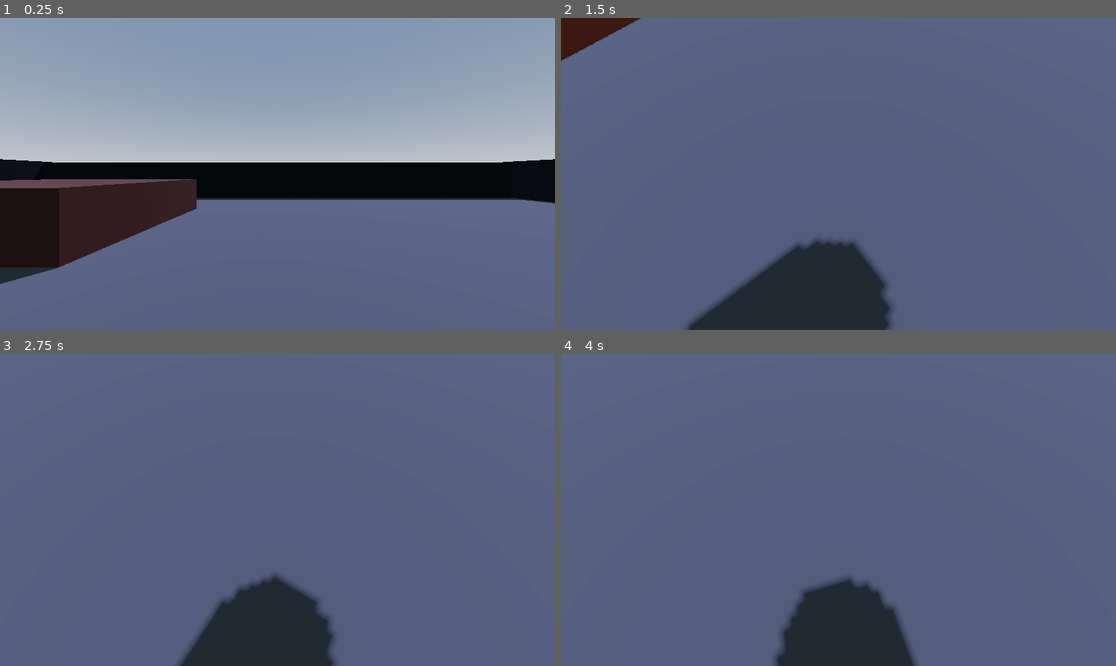
Above: before the commit, frames 1-4 (two rows, left to right).
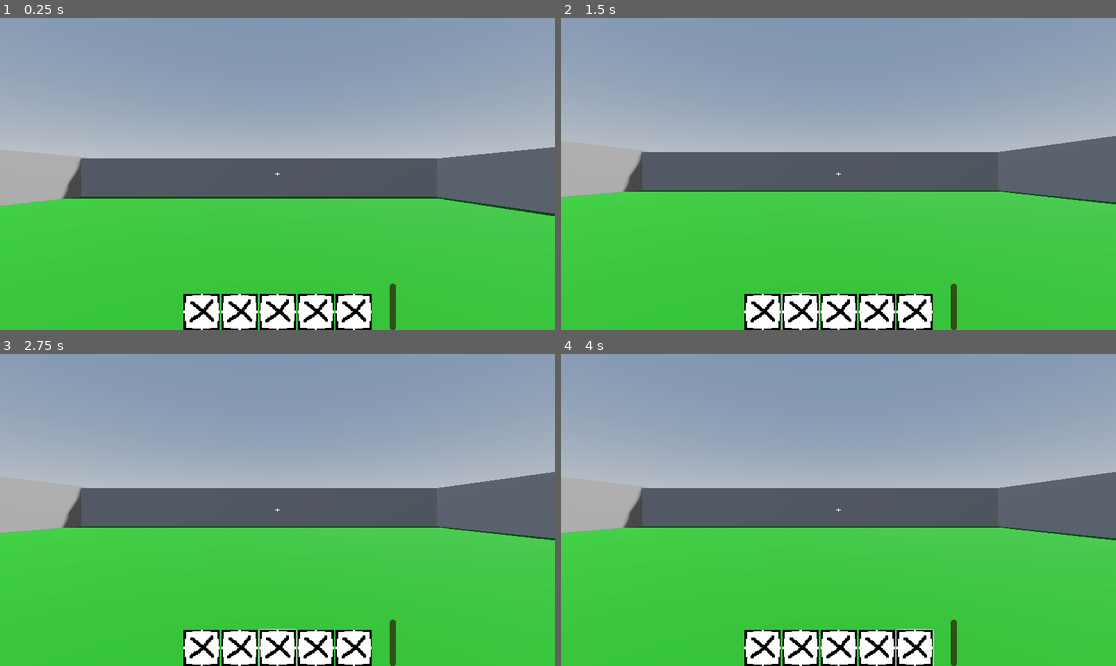
Above: after the commit, the same moments.

Repository: C4Claymore224/DoorDashGame
Game: Godot game, scene res://Scenes/world.tscn
The game is run twice, just before and just after one commit, with the same random seed, the same clock (stepped at 60 frames per second) and the same inputs.
Inputs (mouse positions are in pixels of both pictures, inside the frame that each line leads up to):
- Up to frame 1 (0.25 s): no input
- Up to frame 2 (1.5 s): click (760, 311) at 0.52 s; click (799, 311) at 1.27 s
- Up to frame 3 (2.75 s): click (277, 647) at 2.02 s
- Up to frame 4 (4 s): click (877, 647) at 2.77 s; click (916, 647) at 3.52 s

The runs differ from the first frame. In frame 1, 55% of the frame differs, in the area x 0-100%, y 41-100%; in frame 2, 96%, in the area x 0-100%, y 0-100%; in frame 3, 96%; in frame 4, 96%.

Commit message:
Inventory and remove items
upgraded ui and added area ,when you look at it, it sends signal to take out item

Diff:
--- /dev/null
+++ b/GameManager.gd
@@ -0,0 +1,10 @@
+extends Node
+
+# Called when the node enters the scene tree for the first time.
+func _ready() -> void:
+	pass # Replace with function body.
+
+
+# Called every frame. 'delta' is the elapsed time since the previous frame.
+func _process(delta: float) -> void:
+	pass
--- /dev/null
+++ b/Resources/Inventory/Inventory.gd
@@ -0,0 +1,28 @@
+extends Resource
+class_name Inventory
+
+signal updated
+
+@export var inv_items: Array[InvItem] = []
+
+func add_item(item: InvItem) -> void:
+	for i in range(inv_items.size()): # go over every space in the inventory
+		if !inv_items[i]: # if there is nothing in the space
+			inv_items[i] = item # that space gets an item
+			break # stop loop to only add one item
+
+	updated.emit()
+
+func remove_item(item: InvItem) -> void:
+	for i in inv_items.size():
+		if inv_items[i] == item:
+			inv_items[i] = null # makes spot empty
+			updated.emit()
+			break
+
+
+func use_item_at_slot(index: int) -> void:
+	if index < 0 || index >= inv_items.size() || ! inv_items[index]: return
+
+func remove_at_index(index: int) -> void:
+	pass
--- /dev/null
+++ b/Resources/Inventory/Items/Inv_Item.gd
@@ -0,0 +1,5 @@
+extends Resource
+class_name InvItem
+
+@export var display: Texture
+@export var name : String
--- /dev/null
+++ b/Resources/Inventory/Items/pizza.tres
@@ -0,0 +1,10 @@
+[gd_resource type="Resource" script_class="InvItem" load_steps=3 format=3 uid="uid://dx28weynwefm2"]
+
+[ext_resource type="Texture2D" uid="uid://bq2dc2sdf8rf8" path="res://Assets/Pizza.png" id="1_3hjh5"]
+[ext_resource type="Script" uid="uid://desfnl2axl7ab" path="res://Resources/Inventory/Items/Inv_Item.gd" id="1_8ggim"]
+
+[resource]
+script = ExtResource("1_8ggim")
+display = ExtResource("1_3hjh5")
+name = "Pizza"
+metadata/_custom_type_script = "uid://desfnl2axl7ab"
--- /dev/null
+++ b/Resources/Inventory/PlayerInv.tres
@@ -0,0 +1,9 @@
+[gd_resource type="Resource" script_class="Inventory" load_steps=3 format=3 uid="uid://nsrcjlvlnkhe"]
+
+[ext_resource type="Script" uid="uid://desfnl2axl7ab" path="res://Resources/Inventory/Items/Inv_Item.gd" id="1_2ljgh"]
+[ext_resource type="Script" uid="uid://d28mahhoa7aac" path="res://Resources/Inventory/Inventory.gd" id="2_wqjje"]
+
+[resource]
+script = ExtResource("2_wqjje")
+inv_items = Array[ExtResource("1_2ljgh")]([null, null, null, null, null])
+metadata/_custom_type_script = "uid://d28mahhoa7aac"
--- /dev/null
+++ b/Resources/Inventory/hot_bar.gd
@@ -0,0 +1,19 @@
+extends Panel
+
+@onready var inv : Inventory = preload("res://Resources/Inventory/PlayerInv.tres")
+@onready var slots : Array = $contaner.get_children()
+@onready var selector: Sprite2D = $selector
+
+var curently_selected: int = 0
+
+func _ready() -> void:
+	inv.updated.connect(update)
+	update()
+
+func update():
+	for i in range(min(inv.inv_items.size(), slots.size())): # when this is called, for every slot in the inv
+		slots[i].update(inv.inv_items[i]) # visually change the slot to what ever it is
+
+func _unhandled_input(event: InputEvent) -> void:
+	if event.is_action_pressed("use item"):
+		pass
--- /dev/null
+++ b/Resources/Inventory/hot_bar.tscn
@@ -0,0 +1,51 @@
+[gd_scene load_steps=3 format=3 uid="uid://niyvg1wuc8r"]
+
+[ext_resource type="Script" uid="uid://dj6dckamcmhte" path="res://Resources/Inventory/hot_bar.gd" id="1_4rt4i"]
+[ext_resource type="PackedScene" uid="uid://c46a8q7n27ldm" path="res://Resources/Inventory/hot_bar_slots.tscn" id="2_lcqmx"]
+
+[node name="Hotbar" type="Panel"]
+self_modulate = Color(1, 1, 1, 0)
+anchors_preset = 7
+anchor_left = 0.5
+anchor_top = 1.0
+anchor_right = 0.5
+anchor_bottom = 1.0
+offset_left = -133.5
+offset_top = -50.0
+offset_right = 133.5
+grow_horizontal = 2
+grow_vertical = 0
+script = ExtResource("1_4rt4i")
+
+[node name="contaner" type="HBoxContainer" parent="."]
+layout_mode = 1
+anchors_preset = 7
+anchor_left = 0.5
+anchor_top = 1.0
+anchor_right = 0.5
+anchor_bottom = 1.0
+offset_left = -133.0
+offset_top = -50.0
+offset_right = 133.0
+grow_horizontal = 2
+grow_vertical = 0
+
+[node name="Hot_bar_slots" parent="contaner" instance=ExtResource("2_lcqmx")]
+layout_mode = 2
+size_flags_vertical = 0
+
+[node name="Hot_bar_slots2" parent="contaner" instance=ExtResource("2_lcqmx")]
+layout_mode = 2
+size_flags_vertical = 0
+
+[node name="Hot_bar_slots3" parent="contaner" instance=ExtResource("2_lcqmx")]
+layout_mode = 2
+size_flags_vertical = 0
+
+[node name="Hot_bar_slots4" parent="contaner" instance=ExtResource("2_lcqmx")]
+layout_mode = 2
+size_flags_vertical = 0
+
+[node name="Hot_bar_slots5" parent="contaner" instance=ExtResource("2_lcqmx")]
+layout_mode = 2
+size_flags_vertical = 0
--- /dev/null
+++ b/Resources/Inventory/hot_bar_slots.tscn
@@ -0,0 +1,34 @@
+[gd_scene load_steps=4 format=3 uid="uid://c46a8q7n27ldm"]
+
+[ext_resource type="Script" uid="uid://cdj0y1fuun5wn" path="res://code/hot_bar_slots.gd" id="1_uja5l"]
+[ext_resource type="Texture2D" uid="uid://c2o8ipgrbqyf1" path="res://Assets/selector1.png" id="2_e1nym"]
+[ext_resource type="Texture2D" uid="uid://ce80f01bcu8au" path="res://Assets/no_item.png" id="3_e1nym"]
+
+[node name="Hot_bar_slots" type="Button"]
+custom_minimum_size = Vector2(75, 75)
+anchors_preset = -1
+offset_right = 75.0
+offset_bottom = 75.0
+script = ExtResource("1_uja5l")
+
+[node name="BG" type="TextureRect" parent="."]
+custom_minimum_size = Vector2(75, 75)
+layout_mode = 0
+offset_right = 50.0
+offset_bottom = 50.0
+texture = ExtResource("2_e1nym")
+
+[node name="CenterContainer" type="CenterContainer" parent="."]
+custom_minimum_size = Vector2(75, 75)
+layout_mode = 1
+anchors_preset = -1
+offset_right = 75.0
+offset_bottom = 75.0
+grow_horizontal = 2
+grow_vertical = 2
+
+[node name="item_dis" type="Sprite2D" parent="CenterContainer"]
+position = Vector2(6, 6)
+scale = Vector2(1.96875, 1.96875)
+texture = ExtResource("3_e1nym")
+centered = false
--- /dev/null
+++ b/Resources/UI_Theme.tres
@@ -0,0 +1,19 @@
+[gd_resource type="Theme" load_steps=3 format=3 uid="uid://bidm7pxxoremo"]
+
+[sub_resource type="StyleBoxFlat" id="StyleBoxFlat_m10sd"]
+bg_color = Color(0.077411, 0.144701, 0.0106174, 1)
+corner_radius_top_left = 10
+corner_radius_top_right = 10
+corner_radius_bottom_right = 10
+corner_radius_bottom_left = 10
+
+[sub_resource type="StyleBoxFlat" id="StyleBoxFlat_auflk"]
+bg_color = Color(0.181634, 0.321321, 0.0780217, 1)
+corner_radius_top_left = 10
+corner_radius_top_right = 10
+corner_radius_bottom_right = 10
+corner_radius_bottom_left = 10
+
+[resource]
+ProgressBar/styles/background = SubResource("StyleBoxFlat_m10sd")
+ProgressBar/styles/fill = SubResource("StyleBoxFlat_auflk")
--- /dev/null
+++ b/Scenes/areas/pizza_drop_off.tscn
@@ -0,0 +1,18 @@
+[gd_scene load_steps=5 format=3 uid="uid://diqnppuuvu2ek"]
+
+[ext_resource type="Script" uid="uid://bqd8o5awwr0g0" path="res://code/area/pizza_drop_off.gd" id="1_iglk3"]
+[ext_resource type="Resource" uid="uid://dx28weynwefm2" path="res://Resources/Inventory/Items/pizza.tres" id="2_lyb7l"]
+
+[sub_resource type="BoxShape3D" id="BoxShape3D_mcrpb"]
+
+[sub_resource type="BoxMesh" id="BoxMesh_lyb7l"]
+
+[node name="Pizza Drop off" type="Area3D"]
+script = ExtResource("1_iglk3")
+item = ExtResource("2_lyb7l")
+
+[node name="CollisionShape3D" type="CollisionShape3D" parent="."]
+shape = SubResource("BoxShape3D_mcrpb")
+
+[node name="MeshInstance3D" type="MeshInstance3D" parent="."]
+mesh = SubResource("BoxMesh_lyb7l")
--- /dev/null
+++ b/Scenes/cylender of doom.tscn
@@ -0,0 +1,18 @@
+[gd_scene load_steps=5 format=3 uid="uid://cu4d4sul34naq"]
+
+[ext_resource type="Script" uid="uid://b6jn2d3nrq5iu" path="res://code/cylender_of_doom.gd" id="1_i0ndj"]
+[ext_resource type="Resource" uid="uid://dx28weynwefm2" path="res://Resources/Inventory/Items/pizza.tres" id="2_mcci4"]
+
+[sub_resource type="BoxMesh" id="BoxMesh_mcci4"]
+
+[sub_resource type="BoxShape3D" id="BoxShape3D_sayo7"]
+
+[node name="Pizza" type="RigidBody3D"]
+script = ExtResource("1_i0ndj")
+item = ExtResource("2_mcci4")
+
+[node name="MeshInstance3D" type="MeshInstance3D" parent="."]
+mesh = SubResource("BoxMesh_mcci4")
+
+[node name="CollisionShape3D" type="CollisionShape3D" parent="."]
+shape = SubResource("BoxShape3D_sayo7")
--- /dev/null
+++ b/Scenes/holding.tscn
@@ -0,0 +1,12 @@
+[gd_scene load_steps=2 format=3 uid="uid://q6lgmvyu38h"]
+
+[sub_resource type="BoxMesh" id="BoxMesh_sshyo"]
+size = Vector3(0.21, 0.3, 0.29)
+
+[node name="StaticBody3D" type="StaticBody3D"]
+
+[node name="MeshInstance3D" type="MeshInstance3D" parent="."]
+transform = Transform3D(1, 0, 0, 0, -4.37114e-08, -1, 0, 1, -4.37114e-08, 0, 0, 0)
+mesh = SubResource("BoxMesh_sshyo")
+
+[node name="CollisionShape3D" type="CollisionShape3D" parent="."]
--- a/Scenes/player.tscn
+++ b/Scenes/player.tscn
@@ -1,13 +1,18 @@
-[gd_scene load_steps=4 format=3 uid="uid://dl3uh7rq6crmk"]
+[gd_scene load_steps=8 format=3 uid="uid://dl3uh7rq6crmk"]
 
 [ext_resource type="Script" uid="uid://oudm3hveajgo" path="res://code/player.gd" id="1_v0iea"]
+[ext_resource type="Resource" uid="uid://nsrcjlvlnkhe" path="res://Resources/Inventory/PlayerInv.tres" id="2_6t5aa"]
+[ext_resource type="Texture2D" uid="uid://dd45jotwth07j" path="res://Assets/crosshare.png" id="2_cvnsp"]
+[ext_resource type="PackedScene" uid="uid://niyvg1wuc8r" path="res://Resources/Inventory/hot_bar.tscn" id="4_vgqql"]
+[ext_resource type="Theme" uid="uid://bidm7pxxoremo" path="res://Resources/UI_Theme.tres" id="5_fkybt"]
 
 [sub_resource type="CapsuleMesh" id="CapsuleMesh_f60y1"]
 
 [sub_resource type="CapsuleShape3D" id="CapsuleShape3D_v0iea"]
 
-[node name="Player" type="CharacterBody3D"]
+[node name="Player" type="CharacterBody3D" groups=["Player"]]
 script = ExtResource("1_v0iea")
+inv = ExtResource("2_6t5aa")
 
 [node name="MeshInstance3D" type="MeshInstance3D" parent="."]
 mesh = SubResource("CapsuleMesh_f60y1")
@@ -20,3 +25,59 @@
 
 [node name="Camera3D" type="Camera3D" parent="Head"]
 transform = Transform3D(1, 0, 0, 0, 1, 0, 0, 0, 1, 0, -0.137639, 0)
+
+[node name="lookcast" type="RayCast3D" parent="Head/Camera3D"]
+transform = Transform3D(1.12597, 0, 0, 0, -1.86398e-07, -1.22764, 0, 4.26428, -5.36617e-08, 0, 0.00104481, 0)
+collide_with_areas = true
+
+[node name="hand" type="Node3D" parent="Head"]
+transform = Transform3D(1, 0, 0, 0, 1, 0, 0, 0, 1, 0.269299, -0.522473, -0.564618)
+
+[node name="UI" type="CanvasLayer" parent="."]
+layer = -10
+
+[node name="CenterContainer" type="CenterContainer" parent="UI"]
+anchors_preset = 15
+anchor_right = 1.0
+anchor_bottom = 1.0
+grow_horizontal = 2
+grow_vertical = 2
+
+[node name="TextureRect" type="TextureRect" parent="UI/CenterContainer"]
+layout_mode = 2
+texture = ExtResource("2_cvnsp")
+
+[node name="pickup" type="Label" parent="UI"]
+visible = false
+offset_left = 431.0
+offset_top = 231.0
+offset_right = 658.0
+offset_bottom = 273.0
+theme_override_colors/font_color = Color(0, 0, 0, 1)
+theme_override_font_sizes/font_size = 30
+text = "E to pick up!"
+horizontal_alignment = 1
+vertical_alignment = 1
+
+[node name="place" type="Label" parent="UI"]
+visible = false
+offset_left = 431.0
+offset_top = 231.0
+offset_right = 658.0
+offset_bottom = 273.0
+theme_override_colors/font_color = Color(0, 0, 0, 1)
+theme_override_font_sizes/font_size = 30
+text = "Place pressing \"E\""
+horizontal_alignment = 1
+vertical_alignment = 1
+
+[node name="Hot bar" parent="UI" instance=ExtResource("4_vgqql")]
+
+[node name="Stamina Bar" type="ProgressBar" parent="UI"]
+offset_left = 809.0
+offset_top = 552.0
+offset_right = 822.0
+offset_bottom = 648.0
+theme = ExtResource("5_fkybt")
+fill_mode = 3
+show_percentage = false
--- a/Scenes/world.tscn
+++ b/Scenes/world.tscn
@@ -1,85 +1,80 @@
 [gd_scene load_steps=9 format=3 uid="uid://btm8qp6vtfx1v"]
 
+[ext_resource type="Script" uid="uid://diu1me8pvxxgn" path="res://code/world.gd" id="1_5a7ea"]
 [ext_resource type="PackedScene" uid="uid://dl3uh7rq6crmk" path="res://Scenes/player.tscn" id="1_a02cp"]
+[ext_resource type="PackedScene" uid="uid://cu4d4sul34naq" path="res://Scenes/cylender of doom.tscn" id="2_go701"]
+[ext_resource type="PackedScene" uid="uid://diqnppuuvu2ek" path="res://Scenes/areas/pizza_drop_off.tscn" id="4_8j60k"]
 
-[sub_resource type="ProceduralSkyMaterial" id="ProceduralSkyMaterial_a02cp"]
+[sub_resource type="ProceduralSkyMaterial" id="ProceduralSkyMaterial_go701"]
 sky_horizon_color = Color(0.662243, 0.671743, 0.686743, 1)
 ground_horizon_color = Color(0.662243, 0.671743, 0.686743, 1)
 
-[sub_resource type="Sky" id="Sky_go701"]
-sky_material = SubResource("ProceduralSkyMaterial_a02cp")
+[sub_resource type="Sky" id="Sky_5a7ea"]
+sky_material = SubResource("ProceduralSkyMaterial_go701")
 
-[sub_resource type="Environment" id="Environment_5a7ea"]
+[sub_resource type="Environment" id="Environment_8j60k"]
 background_mode = 2
-sky = SubResource("Sky_go701")
+sky = SubResource("Sky_5a7ea")
 tonemap_mode = 2
 glow_enabled = true
 
 [sub_resource type="StandardMaterial3D" id="StandardMaterial3D_a02cp"]
-albedo_color = Color(0.230315, 0.230315, 0.230315, 1)
+albedo_color = Color(0.05485, 0.397407, 0.0116656, 1)
 
-[sub_resource type="StandardMaterial3D" id="StandardMaterial3D_go701"]
-albedo_color = Color(0.0606374, 0.0663422, 0.0639098, 1)
-
-[sub_resource type="StandardMaterial3D" id="StandardMaterial3D_5a7ea"]
-albedo_color = Color(0.235294, 0.137255, 0.0941176, 1)
-
-[sub_resource type="StandardMaterial3D" id="StandardMaterial3D_8j60k"]
-albedo_color = Color(0.270455, 0.13123, 0.0191623, 1)
-
-[node name="World" type="Node3D"]
+[node name="World" type="Node3D" node_paths=PackedStringArray("player")]
+script = ExtResource("1_5a7ea")
+player = NodePath("Player")
 
 [node name="WorldEnvironment" type="WorldEnvironment" parent="."]
-environment = SubResource("Environment_5a7ea")
+environment = SubResource("Environment_8j60k")
 
 [node name="DirectionalLight3D" type="DirectionalLight3D" parent="."]
-transform = Transform3D(-0.866025, -0.433013, 0.25, 0, 0.5, 0.866025, -0.5, 0.75, -0.433013, 14.4767, 4.01068, -0.222532)
-light_color = Color(0.66426, 0.673525, 0.891126, 1)
-light_cull_mask = 4293918721
+transform = Transform3D(-0.866023, -0.433016, 0.250001, 0, 0.499998, 0.866027, -0.500003, 0.749999, -0.43301, 0, 0, 0)
 shadow_enabled = true
-shadow_caster_mask = 4293918721
 
 [node name="Player" parent="." instance=ExtResource("1_a02cp")]
-transform = Transform3D(1, 0, 0, 0, 1, 0, 0, 0, 1, 0, 1.64776, 0.735205)
+transform = Transform3D(1, 0, 0, 0, 1, 0, 0, 0, 1, -4.4, 4.3, 7.9)
 
 [node name="CSGBox3D" type="CSGBox3D" parent="."]
-transform = Transform3D(1, 0, 0, 0, 1, 0, 0, 0, 1, 0.00767708, 0, -0.0253477)
+transform = Transform3D(0.8, 0, 0, 0, 1, 0, 0, 0, 0.8, -6.13233, 0.83686, 0.45465)
 material_override = SubResource("StandardMaterial3D_a02cp")
 use_collision = true
-size = Vector3(61.9417, 0.002, 81.6699)
+size = Vector3(140.4, 2.9, 116.4)
 
-[node name="CSGBox3D2" type="CSGBox3D" parent="."]
-transform = Transform3D(1, 0, 0, 0, 1, 0, 0, 0, 1, -21.2566, 1.62844, -0.0654583)
-material_override = SubResource("StandardMaterial3D_go701")
+[node name="CSGCombiner3D" type="CSGCombiner3D" parent="."]
+transform = Transform3D(1, 0, 0, 0, 1, 0, 0, 0, 1, -34.4, 6.55, -50.5505)
 use_collision = true
-size = Vector3(0.400635, 3.26257, 36.3779)
 
-[node name="CSGBox3D3" type="CSGBox3D" parent="."]
-transform = Transform3D(1, 0, 0, 0, 1, 0, 0, 0, 1, 21.2691, 1.62844, -0.0654583)
-material_override = SubResource("StandardMaterial3D_go701")
-use_collision = true
-size = Vector3(0.400635, 3.26257, 36.3779)
+[node name="CSGBox3D2" type="CSGBox3D" parent="CSGCombiner3D"]
+transform = Transform3D(1, 0, 0, 0, 1, 0, 0, 0, 1, 27.7, -4.1, 33.8)
+size = Vector3(49, 8.1, 4.5)
 
-[node name="CSGBox3D4" type="CSGBox3D" parent="."]
-transform = Transform3D(-4.37114e-08, 0, 1, 0, 1, 0, -1, 0, -4.37114e-08, 0.0266581, 1.57549, -17.7839)
-material_override = SubResource("StandardMaterial3D_go701")
-use_collision = true
-size = Vector3(0.400635, 3.15668, 42.0288)
+[node name="CSGBox3D3" type="CSGBox3D" parent="CSGCombiner3D"]
+transform = Transform3D(-4.37114e-08, 0, 1, 0, 1, 0, -1, 0, -4.37114e-08, 49.8, -4.1, 58.75)
+size = Vector3(52.9, 8.1, 4.5)
 
-[node name="CSGBox3D5" type="CSGBox3D" parent="."]
-transform = Transform3D(-4.37114e-08, 0, 1, 0, 1, 0, -1, 0, -4.37114e-08, 0.0266581, 1.57549, 17.9076)
-material_override = SubResource("StandardMaterial3D_go701")
-use_collision = true
-size = Vector3(0.400635, 3.15668, 42.0288)
+[node name="CSGBox3D4" type="CSGBox3D" parent="CSGCombiner3D"]
+transform = Transform3D(-4.37114e-08, 0, 1, 0, 1, 0, -1, 0, -4.37114e-08, 6.10001, -2.2, 61.3)
+size = Vector3(51.8, 4.7, 4.5)
 
-[node name="CSGBox3D6" type="CSGBox3D" parent="."]
-transform = Transform3D(1, 0, 0, 0, 1, 0, 0, 0, 1, -9.30222, 0.91351, -7.89954)
-material_override = SubResource("StandardMaterial3D_5a7ea")
-use_collision = true
-size = Vector3(8.57019, 1.8186, 7.94824)
+[node name="CSGBox3D5" type="CSGBox3D" parent="CSGCombiner3D"]
+transform = Transform3D(-4.37114e-08, 0, 1, 0, 1, 0, -1, 0, -4.37114e-08, 46.8, -4.05, 63.2)
+size = Vector3(13.7, 0.4, 1.5)
 
-[node name="CSGBox3D7" type="CSGBox3D" parent="."]
-transform = Transform3D(1, 0, 0, 0, 1, 0, 0, 0, 1, -9.30222, 1.61798, 2.06148)
-material_override = SubResource("StandardMaterial3D_8j60k")
-use_collision = true
-size = Vector3(8.57019, 3.22754, 7.94824)
+[node name="Pizza" parent="." instance=ExtResource("2_go701")]
+transform = Transform3D(1, 0, 0, 0, 1, 0, 0, 0, 1, 3.1, 2.8, 18.7)
+
+[node name="Pizza2" parent="." instance=ExtResource("2_go701")]
+transform = Transform3D(1, 0, 0, 0, 1, 0, 0, 0, 1, 1.8, 2.8, 19.9)
+
+[node name="Pizza3" parent="." instance=ExtResource("2_go701")]
+transform = Transform3D(1, 0, 0, 0, 1, 0, 0, 0, 1, 1.1, 2.8, 18.7)
+
+[node name="Pizza4" parent="." instance=ExtResource("2_go701")]
+transform = Transform3D(1, 0, 0, 0, 1, 0, 0, 0, 1, -0.2, 2.8, 18.7)
+
+[node name="Pizza5" parent="." instance=ExtResource("2_go701")]
+transform = Transform3D(1, 0, 0, 0, 1, 0, 0, 0, 1, -0.2, 2.8, 20.4)
+
+[node name="Pizza Drop off" parent="." instance=ExtResource("4_8j60k")]
+transform = Transform3D(1, 0, 0, 0, 1, 0, 0, 0, 1, 10.9, 2.9, 9.8)
--- /dev/null
+++ b/code/area/pizza_drop_off.gd
@@ -0,0 +1,7 @@
+extends Area3D
+class_name Take_Item
+
+@export var item : InvItem
+
+func take_item(inv: Inventory):
+	inv.remove_item(item)
--- /dev/null
+++ b/code/cylender_of_doom.gd
@@ -0,0 +1,7 @@
+extends RigidBody3D
+
+@export var item : InvItem
+
+func collect(inventory: Inventory) -> void:
+	inventory.add_item(item)
+	queue_free()
--- /dev/null
+++ b/code/hot_bar_slots.gd
@@ -0,0 +1,16 @@
+extends Button
+
+class_name Slot
+
+
+@onready var item_dis: Sprite2D = $CenterContainer/item_dis
+
+
+var default_pic : Texture = preload("res://Assets/no_item.png")
+var def_text : String = "no item"
+
+func update(item: InvItem):
+	if item:
+		item_dis.texture = item.display
+	else:
+		item_dis.texture = default_pic
--- a/code/player.gd
+++ b/code/player.gd
@@ -1,26 +1,40 @@
 extends CharacterBody3D
+class_name Player
 
 # head bobble stuff
 const BOB_FREQ = 1.5
 const BOB_AMP = .19
 var bob_time = 0.0
 
+@export var inv : Inventory
+
 @onready var head: Node3D = $Head
 @onready var camera_3d: Camera3D = $Head/Camera3D
+@onready var lookcast: RayCast3D = $Head/Camera3D/lookcast
+@onready var hand: Node3D = $Head/hand
+@onready var stamina_bar: ProgressBar = $"UI/Stamina Bar"
+@onready var place: Label = $UI/place
 
 var sensitivity : float = 0.005
-var speed: float
-const SPRINT_SPEED: int = 400
-const  WALK_SPEED : int = 250
-const  jump_height : float = 350
+var speed: int
+const SPRINT_SPEED: int = 10
+const  WALK_SPEED : int = 6
+const  JUMP_HEIGHT : int = 300
 
-var gravity = 9.2
+var Max_Stamina: float = 3
+var stamina: float = 3
+var can_sprint : bool = true
+
+var gravity = 9.1
 
 var mouse_captured : bool = false
 
+# at the start get the mouse
 func _ready() -> void:
+	stamina_bar.max_value = Max_Stamina
 	capture_mouse()
 
+# Player Mouse camera movement
 func _unhandled_input(event: InputEvent) -> void:
 	if mouse_captured and event is InputEventMouseMotion:
 		head.rotate_y(-event.relative.x * sensitivity)
@@ -34,6 +48,27 @@
 		release_mouse()
 
 func _physics_process(delta: float) -> void:
+	if stamina >= Max_Stamina:
+		stamina = Max_Stamina
+		if !can_sprint:
+			can_sprint = true
+	stamina_bar.value = stamina
+
+	# interact by looking at things
+	if lookcast.is_colliding():
+		var target = lookcast.get_collider()
+		if target != null and target.has_method("collect"):
+			$UI/pickup.show()
+			if Input.is_action_just_pressed("interact"):
+				target.collect(inv)
+		else:
+			$UI/pickup.hide()
+		if target != null and target.has_method("take_item"):
+			place.show()
+			if Input.is_action_just_pressed("interact"):
+				target.take_item(inv)
+		else:
+			place.hide()
 
 	# Add the gravity.
 	if not is_on_floor():
@@ -41,25 +76,38 @@
 
 	# Handle jump
 	if Input.is_action_just_pressed("jump") and is_on_floor():
-		velocity.y = jump_height * delta
+		velocity.y = JUMP_HEIGHT * delta
 
-	# Get the input direction and handle the movement/deceleration.
-	# As good practice, you should replace UI actions with custom gameplay actions.
+	# handle direction iput
 	var input_dir := Input.get_vector("left", "right", "frount", "back")
 	var direction := (head.transform.basis * Vector3(input_dir.x, 0, input_dir.y)).normalized()
-	if direction:
-		velocity.x = direction.x * speed * delta
-		velocity.z = direction.z * speed * delta
+
+	# can control body in air with this
+	if is_on_floor():
+		if direction:
+			velocity.x = direction.x * speed
+			velocity.z = direction.z * speed
+		else:
+			velocity.x = 0
+			velocity.z = 0
 	else:
-		velocity.x = move_toward(velocity.x, 0, speed * delta)
-		velocity.z = move_toward(velocity.z, 0, speed * delta)
+		velocity.x = lerp(velocity.x, direction.x * speed, delta * 3)
+		velocity.z = lerp(velocity.z, direction.z * speed, delta * 3)
 
 
 	#handle sprint
-	if Input.is_action_pressed("Sprint"):
-		speed = SPRINT_SPEED
+	if Input.is_action_pressed("Sprint") and direction:
+		if can_sprint:
+			speed = SPRINT_SPEED
+			stamina -= delta
+			if stamina <= 0:
+				can_sprint = false
+		else:
+			speed = WALK_SPEED
+			stamina += delta # slow regen rate
 	else:
 		speed = WALK_SPEED
+		stamina += delta
 
 	#HeadBob <-- use hashtoday!
 	bob_time += delta * velocity.length() * float(is_on_floor())
@@ -67,15 +115,18 @@
 
 	move_and_slide()
 
+# camera head bob function
 func _head_bob(time) -> Vector3:
 	var pos = Vector3.ZERO
 	pos.y = sin(time * BOB_FREQ) * BOB_AMP
 	return pos
 
+# let the mouse go
 func release_mouse() -> void:
 	Input.set_mouse_mode(Input.MOUSE_MODE_VISIBLE)
 	mouse_captured = false
 
+# gimme the mouse
 func capture_mouse() -> void:
 	Input.set_mouse_mode(Input.MOUSE_MODE_CAPTURED)
 	mouse_captured = true
--- /dev/null
+++ b/code/world.gd
@@ -0,0 +1,9 @@
+extends Node3D
+
+@export var player : Player
+
+func _ready() -> void:
+	pass
+
+func _process(delta: float) -> void:
+	pass
--- a/project.godot
+++ b/project.godot
@@ -14,10 +14,6 @@
 run/main_scene="uid://btm8qp6vtfx1v"
 config/features=PackedStringArray("4.4", "Forward Plus")
 config/icon="res://icon.svg"
-
-[display]
-
-window/size/mode=3
 
 [input]
 
@@ -51,3 +47,21 @@
 "events": [Object(InputEventKey,"resource_local_to_scene":false,"resource_name":"","device":-1,"window_id":0,"alt_press …(195 unchanged characters)…
 ]
 }
+interact={
+"deadzone": 0.2,
+"events": [Object(InputEventKey,"resource_local_to_scene":false,"resource_name":"","device":-1,"window_id":0,"alt_pressed":false,"shift_pressed":false,"ctrl_pressed":false,"meta_pressed":false,"pressed":false,"keycode":0,"physical_keycode":69,"key_label":0,"unicode":101,"location":0,"echo":false,"script":null)
+]
+}
+hold={
+"deadzone": 0.2,
+"events": [Object(InputEventMouseButton,"resource_local_to_scene":false,"resource_name":"","device":-1,"window_id":0,"alt_pressed":false,"shift_pressed":false,"ctrl_pressed":false,"meta_pressed":false,"button_mask":1,"position":Vector2(169, 18),"global_position":Vector2(178, 66),"factor":1.0,"button_index":1,"canceled":false,"pressed":true,"double_click":true,"script":null)
+]
+}
+"use item"={
+"deadzone": 0.2,
+"events": []
+}
+
+[rendering]
+
+textures/canvas_textures/default_texture_filter=0
Binary file added: Assets/Pizza.png
Not shown, added: Assets/Pizza.png.import
Binary file added: Assets/crosshare.png
Not shown, added: Assets/crosshare.png.import
Binary file added: Assets/no_item.png
Not shown, added: Assets/no_item.png.import
Binary file added: Assets/selector.png
Not shown, added: Assets/selector.png.import
Binary file added: Assets/selector1.png
Not shown, added: Assets/selector1.png.import
Binary file added: Assets/selector2.png
Not shown, added: Assets/selector2.png.import
(and 12 more such lines)
